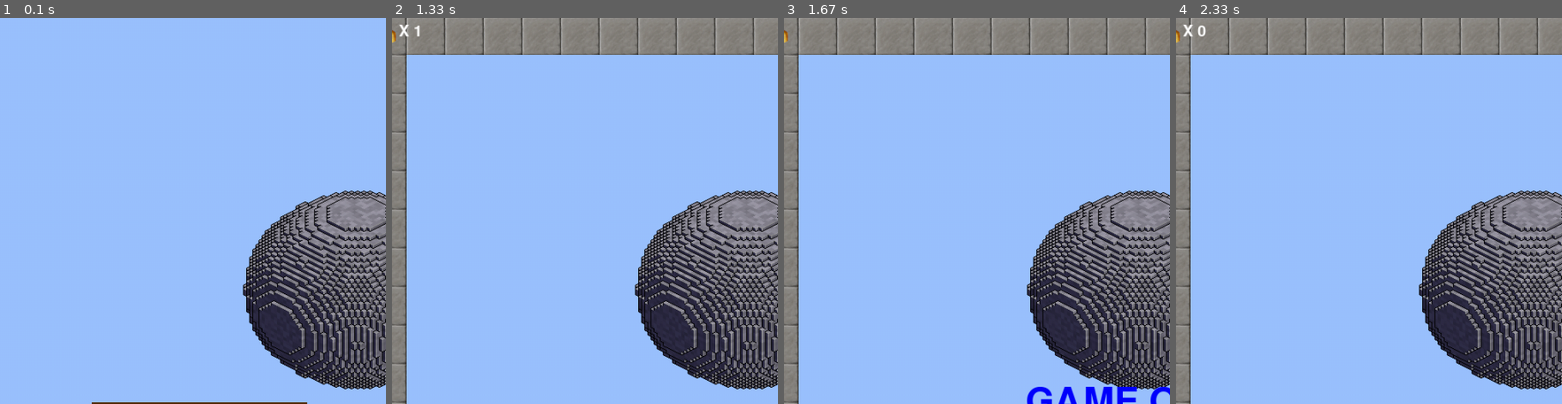
Above: before the commit, frames 1-4 (left to right).
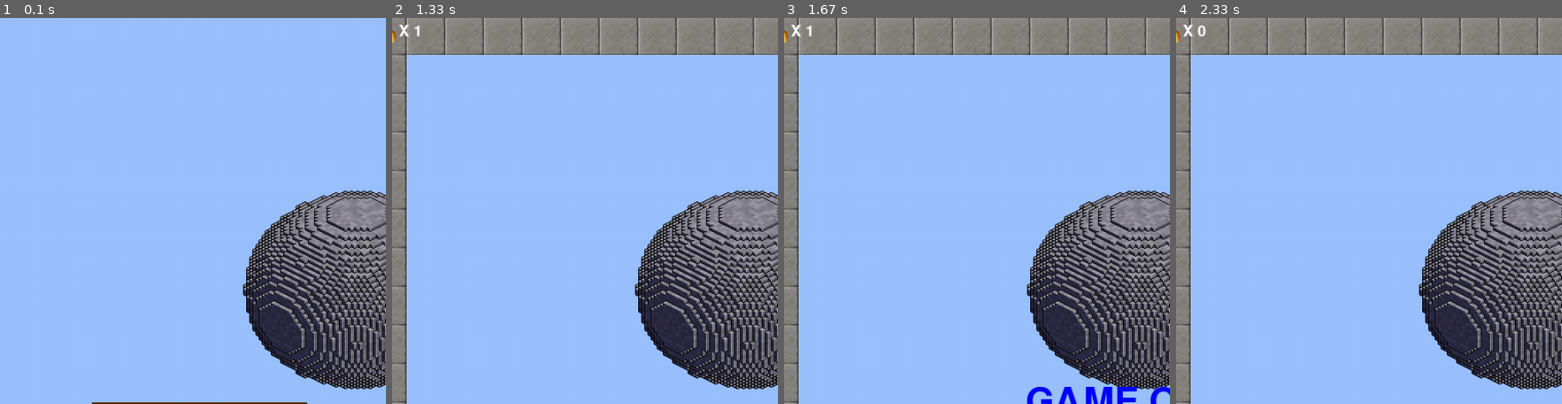
Above: after the commit, the same moments.

Repository: Beniaminexe/Cartofia-game
Game: pygame game, started from game_wrapper.py
Same seed, same stepped clock (60 frames per second), same inputs: the game is played once before the commit and once after it.
Inputs (mouse positions are % of the whole screen's width and height, from its top left):
- Up to frame 1 (0.1 s): no input
- Up to frame 2 (1.33 s): click (29, 56) at 0.38 s; hold Space 0.67-1.13 s; hold D 0.67-1.13 s; move the mouse to (50, 57) at 0.7 s; hold D from 1.17 s (still down)
- Up to frame 3 (1.67 s): release D at 1.63 s
- Up to frame 4 (2.33 s): click (51, 62) at 1.72 s; hold D from 2 s (still down)
The pictures show only the part of the screen within x 3-53%, y 0-50%; the shares and areas given below are measured in that part.

Frames 1-2 are identical in both runs. In frame 3, less than 0.1% of the frame differs, in the area x 1-8%, y 1-5%; in frame 4, nothing differs.

Commit message:
`Refactored main.py to use a Game class and updated main loop`

Diff:
--- a/main.py
+++ b/main.py
@@ -5,6 +5,7 @@
 import pickle
 from os import path
 import asyncio
+from typing import cast, Any
 import sys
 print(sys.executable)
 print(sys.version)
@@ -205,7 +206,8 @@
         if game_over == 0:
             key = pygame.key.get_pressed()
             if key[pygame.K_SPACE] and not self.jumped and not self.in_air:
-                jump_fx.play()
+                if jump_fx:
+                    jump_fx.play()
                 self.vel_y = -15
                 self.jumped = True
             if not key[pygame.K_SPACE]:
@@ -248,13 +250,15 @@
                         self.vel_y = 0
                         self.in_air = False
 
-            if pygame.sprite.spritecollide(self, blob_group, False):
+            if pygame.sprite.spritecollide(cast(Any, self), blob_group, False):
                 game_over = -1
-                game_over_fx.play()
-            if pygame.sprite.spritecollide(self, lava_group, False):
+                if game_over_fx:
+                    game_over_fx.play()
+            if pygame.sprite.spritecollide(cast(Any, self), lava_group, False):
                 game_over = -1
-                game_over_fx.play()
-            if pygame.sprite.spritecollide(self, exit_group, False):
+                if game_over_fx:
+                    game_over_fx.play()
+            if pygame.sprite.spritecollide(cast(Any, self), exit_group, False):
                 game_over = 1
 
             for platform in platform_group:
@@ -424,85 +428,107 @@
 start_button = Button(GW // 2 - 350, GH // 2, start_img)
 exit_button = Button(GW // 2 + 150, GH // 2, exit_img)
 
-# --- Main loop ---
-async def main():
-
-    global level
-    global score
-    global world
-    global game_over
-    global main_menu
-    global DRAW_SURFACE
-    run = True
-    while run:
-        clock.tick(fps)
-        # Set the drawing surface depending on the target platform
-        if IS_WEB:
-            DRAW_SURFACE = game_surface
-        else:
-            DRAW_SURFACE = screen
-        DRAW_SURFACE.blit(bg_img, (0, 0))
-        # screen.blit(bg_img, (0, 0))  # original
-        DRAW_SURFACE.blit(sun_img, (290, 150))
-        # screen.blit(sun_img, (290, 150))  # original
-
-        if main_menu:
-            if exit_button.draw():
-                run = False
-            if start_button.draw():
-                main_menu = False
-        else:
-            world.draw()
-            if game_over == 0:
-                blob_group.update()
-                platform_group.update()
-                if pygame.sprite.spritecollide(player, coin_group, True):
+class Game:
+    def __init__(self):
+        # make major game objects available as globals for backwards compatibility
+        global player, blob_group, platform_group, lava_group, coin_group, exit_group
+        global world, score_coin, restart_button, start_button, exit_button
+        player = Player(100, GH - 130)
+        blob_group = pygame.sprite.Group()
+        platform_group = pygame.sprite.Group()
+        lava_group = pygame.sprite.Group()
+        coin_group = pygame.sprite.Group()
+        exit_group = pygame.sprite.Group()
+        score_coin = Coin(tile_size // 2, tile_size // 2)
+        coin_group.add(score_coin)
+        # load world
+        world_data = utils.load_level_data(level)
+        if not world_data:
+            world_data = [[0 for _ in range(20)] for __ in range(20)]
+        world = World(world_data)
+        restart_button = Button(GW // 2 - 50, GH // 2 + 100, restart_img)
+        start_button = Button(GW // 2 - 350, GH // 2, start_img)
+        exit_button = Button(GW // 2 + 150, GH // 2, exit_img)
+
+    async def run(self):
+        global level, score, world, game_over, main_menu, DRAW_SURFACE
+        run = True
+        # main game loop
+        while run:
+            clock.tick(fps)
+            # Set the drawing surface depending on the target platform
+            if IS_WEB:
+                DRAW_SURFACE = game_surface
+            else:
+                DRAW_SURFACE = screen
+            DRAW_SURFACE.blit(bg_img, (0, 0))
+            # screen.blit(bg_img, (0, 0))  # original
+            DRAW_SURFACE.blit(sun_img, (290, 150))
+            # screen.blit(sun_img, (290, 150))  # original
+
+            if main_menu:
+                if exit_button.draw():
+                    run = False
+                if start_button.draw():
+                    main_menu = False
+            else:
+                world.draw()
+                if game_over == 0:
+                    blob_group.update()
+                    platform_group.update()
+                if pygame.sprite.spritecollide(cast(Any, player), coin_group, True):
                     score += 1
-                    coin_fx.play()
+                    if coin_fx:
+                        coin_fx.play()
                 utils.draw_text(DRAW_SURFACE, "X " + str(score), font_score, white, tile_size - 10, 10)
-            blob_group.draw(DRAW_SURFACE)
-            platform_group.draw(DRAW_SURFACE)
-            lava_group.draw(DRAW_SURFACE)
-            coin_group.draw(DRAW_SURFACE)
-            exit_group.draw(DRAW_SURFACE)
-            game_over = player.update(game_over)
-
-            if game_over == -1:
-                if restart_button.draw():
-                    world = reset_level(level)
-                    game_over = 0
-                    score = 0
-            if game_over == 1:
-                level += 1
-                if level <= max_levels:
-                    world = reset_level(level)
-                    game_over = 0
-                else:
-                    utils.draw_text(DRAW_SURFACE, "YOU WIN!", font, blue, GW // 2, GH // 2, center=True)
+                blob_group.draw(DRAW_SURFACE)
+                platform_group.draw(DRAW_SURFACE)
+                lava_group.draw(DRAW_SURFACE)
+                coin_group.draw(DRAW_SURFACE)
+                exit_group.draw(DRAW_SURFACE)
+                game_over = player.update(game_over)
+
+                if game_over == -1:
                     if restart_button.draw():
-                        level = 1
                         world = reset_level(level)
                         game_over = 0
                         score = 0
-
-        for event in pygame.event.get():
-            if event.type == pygame.QUIT:
-                run = False
-            elif event.type == pygame.KEYDOWN:
-                if event.key == pygame.K_ESCAPE:
+                if game_over == 1:
+                    level += 1
+                    if level <= max_levels:
+                        world = reset_level(level)
+                        game_over = 0
+                    else:
+                        utils.draw_text(DRAW_SURFACE, "YOU WIN!", font, blue, GW // 2, GH // 2, center=True)
+                        if restart_button.draw():
+                            level = 1
+                            world = reset_level(level)
+                            game_over = 0
+                            score = 0
+
+            for event in pygame.event.get():
+                if event.type == pygame.QUIT:
                     run = False
-                elif event.key == pygame.K_F11:
-                    pygame.display.toggle_fullscreen()
-
-        if IS_WEB:
-            # Scale the logical game surface into the visible display for web builds
-            scaled_surface = pygame.transform.smoothscale(game_surface, (screen_width, screen_height))
-            screen.blit(scaled_surface, (0, 0))
+                elif event.type == pygame.KEYDOWN:
+                    if event.key == pygame.K_ESCAPE:
+                        run = False
+                    elif event.key == pygame.K_F11:
+                        pygame.display.toggle_fullscreen()
+
+            if IS_WEB:
+                # Scale the logical game surface into the visible display for web builds
+                scaled_surface = pygame.transform.smoothscale(game_surface, (screen_width, screen_height))
+                screen.blit(scaled_surface, (0, 0))
             # screen.blit(scaled_surface, (0, 0))  # legacy approach
-        pygame.display.flip()
-
-    pygame.quit()
-    await asyncio.sleep(0)  # yield to browser
+            pygame.display.flip()
+
+        # End of game loop (while run)
+        pygame.quit()
+        await asyncio.sleep(0)  # yield to browser
+
+async def main():
+    game = Game()
+    await game.run()
 
 if __name__ == "__main__":
     asyncio.run(main())
